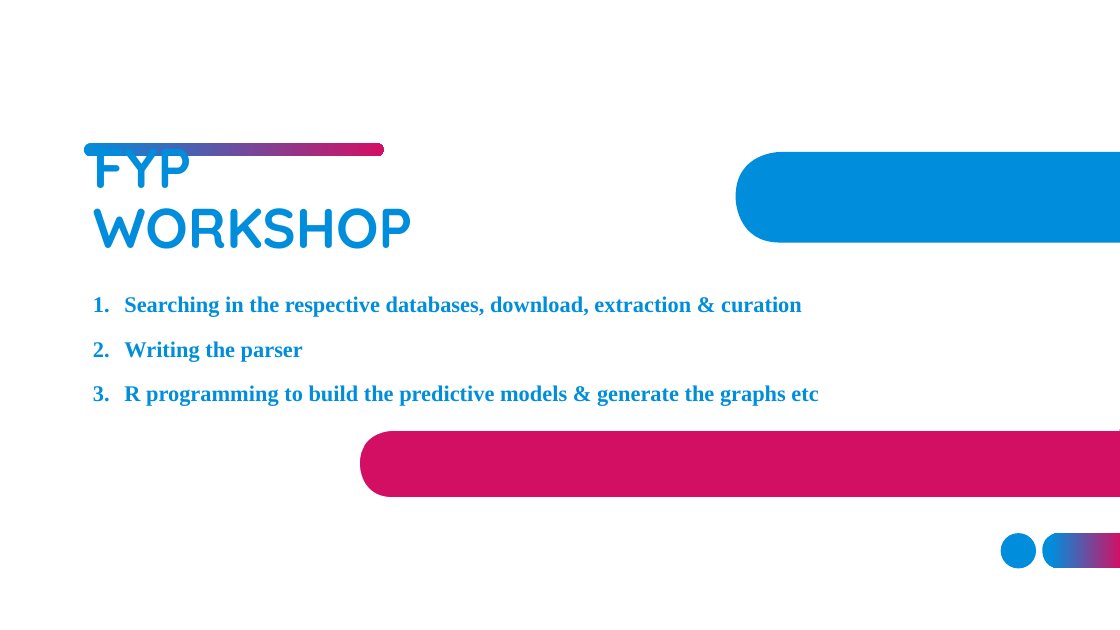
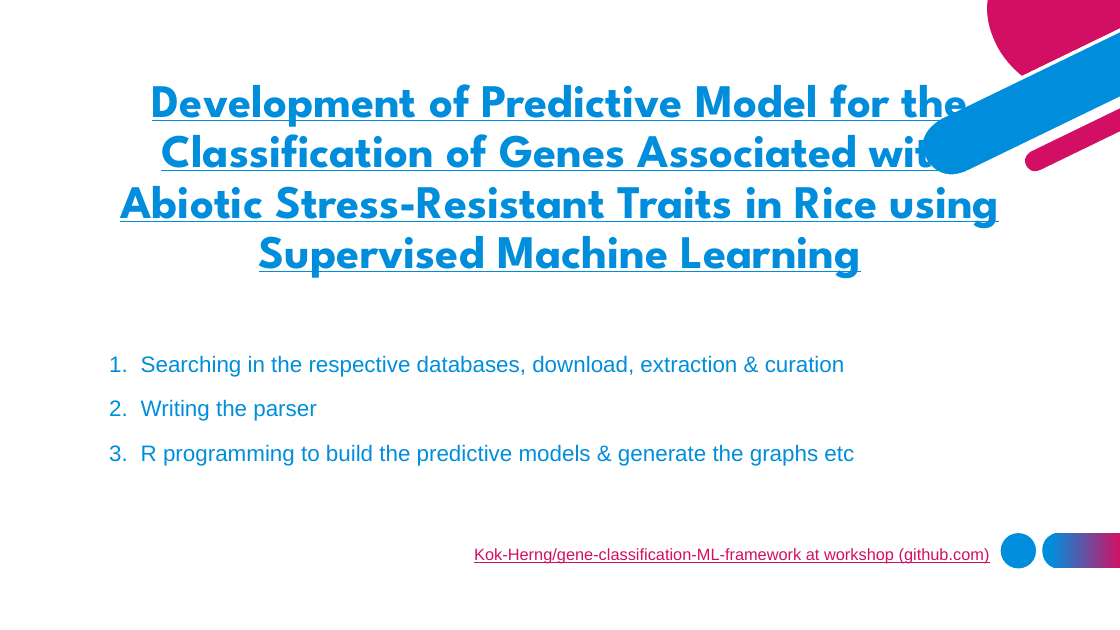
Before and after one commit to Kok-Herng/gene-classification-ML-framework, a slide deck: slide 1 of FYP Workshop.pptx. Drawn at 1120x630 pixels with LibreOffice and Linux fonts; fonts in the diff are those of the drawing. Boxes give left, top, right and bottom in pixels: in the first picture for what was removed or moved away, otherwise in the second. Text is boxed around its words. In the diff, an @@ line names an element or a change of style, - is before the commit and + after.

Commit message:
Update title

```diff
--- a/FYP Workshop.pptx
+++ b/FYP Workshop.pptx
@@ group added at [919,0,1120,178]: 6 freeform shapes @@
@@ title added at [120,84,999,279], 40 pt, text gradient #008EDC to #D30F64, bold, underline @@
+Development of Predictive Model for the Classification of Genes Associated with Abiotic Stress-Resistant Traits in Rice using Supervised Machine Learning
@@ freeform shape removed at [83,143,384,157] @@
@@ title removed at [93,143,413,249] @@
-FYP WORKSHOP
@@ freeform shape removed at [735,151,1120,244] @@
@@ subtitle "Searching in the respective databases, ...": place and size @@
-subtitle "Searching in the respective databases, ..." at [124,296,818,406]
+subtitle "Searching in the respective databases, ..." at [141,355,854,466]
@@ subtitle "Searching in the respective databases, ..." at [141,355,854,466]: font Times New Roman to Arial, bold off @@
@@ freeform shape removed at [359,429,1120,498] @@
@@ freeform shape removed at [360,429,1120,452] @@
@@ freeform shape removed at [359,452,1120,499] @@
@@ text added at [474,548,990,564], 14 pt, text #D30F64, underline @@
+Kok-Herng/gene-classification-ML-framework at workshop (github.com)
```
